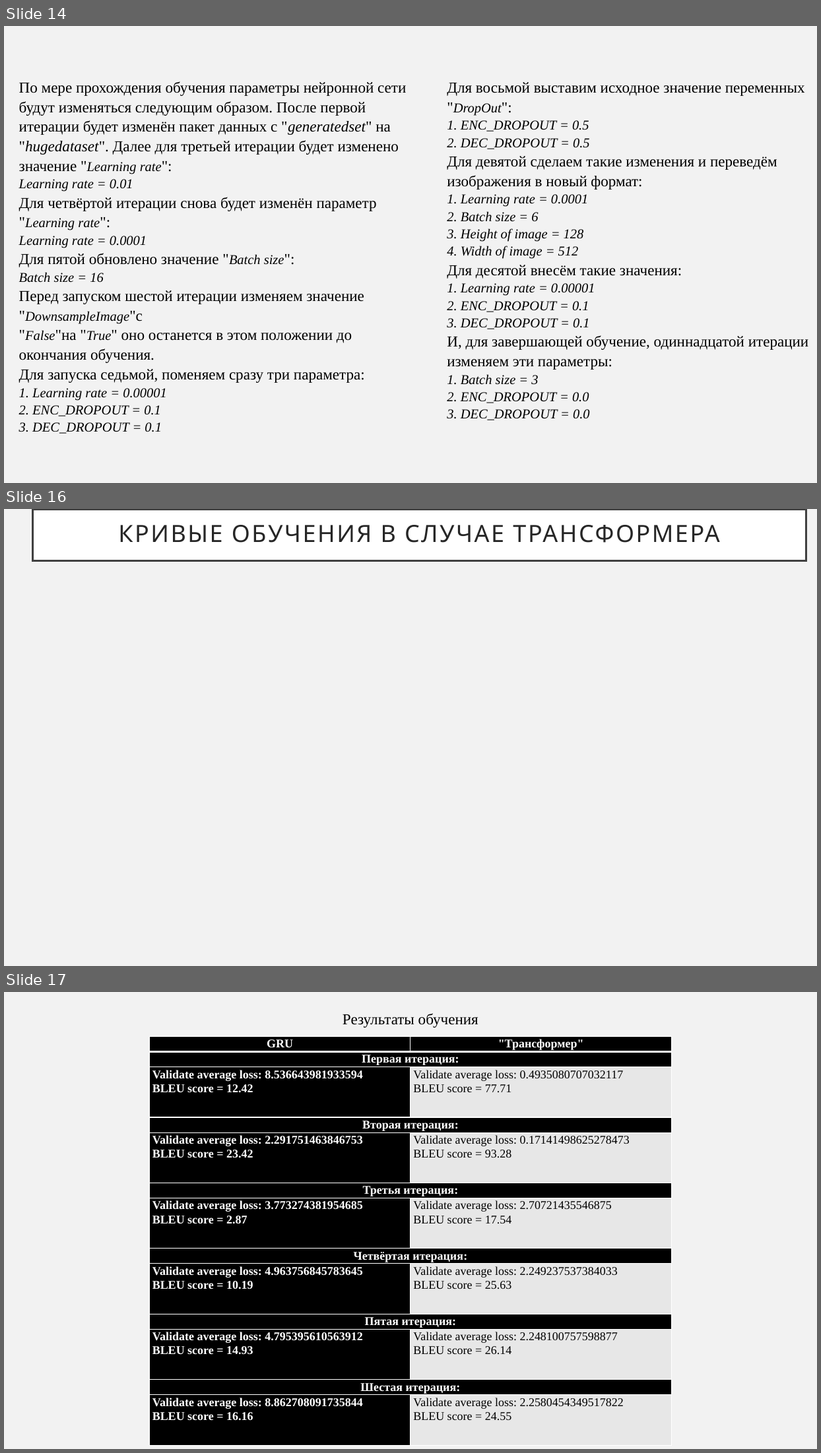
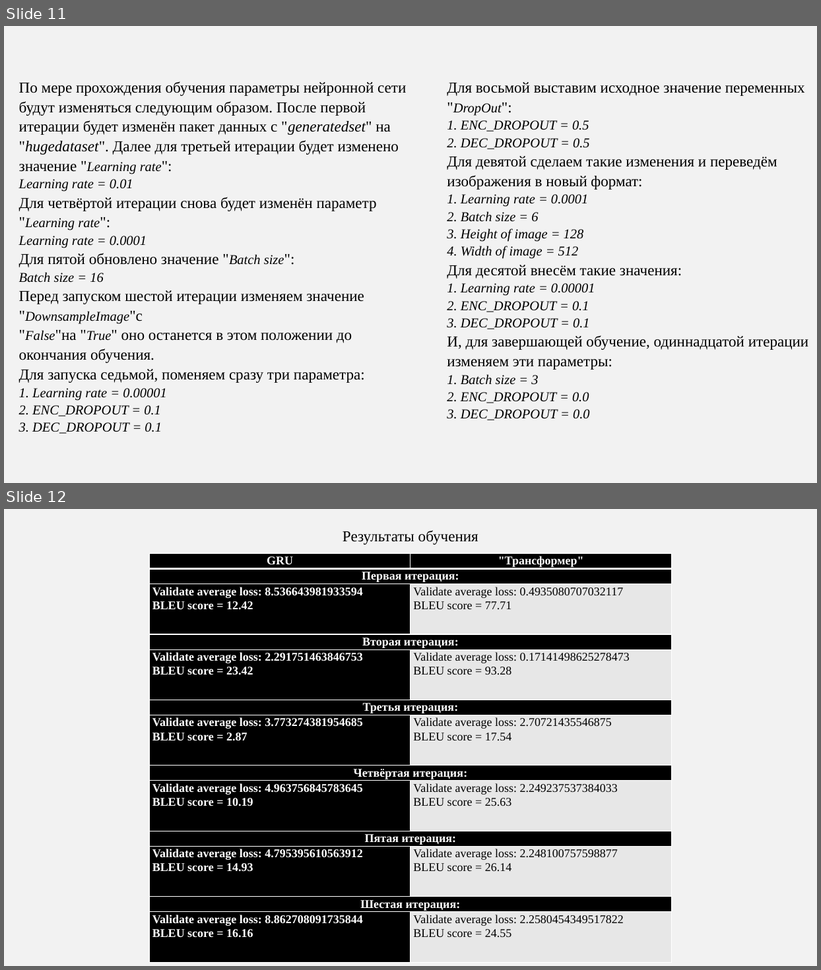
Before and after one commit to agoiga/rabota, a slide deck: Diplom.pptx. Shown one above the other, each under a label of ours: slides 14, 16 and 17 before the commit, slides 11 and 12 after it; the slides between them are not shown. The pictures are 821x1453 and 821x970 pixels, drawn with LibreOffice and Linux fonts; fonts in the diff are those of the drawing. Boxes give left, top, right and bottom in pixels: in the first picture for what was removed or moved away, otherwise in the second. Text is boxed around its words. In the diff, an @@ line names an element or a change of style, - is before the commit and + after.

```diff
--- a/Diplom.pptx
+++ b/Diplom.pptx
@@ slide 16 removed at (x1=4, y1=509, x2=817, y2=966), background #F2F2F2 @@
@@ title removed at (x1=32, y1=509, x2=807, y2=561) @@
-КРИВЫЕ ОБУЧЕНИЯ В СЛУЧАЕ ТРАНСФОРМЕРА
@@ what was slide 14 is now slide 11 @@
@@ what was slide 17 is now slide 12 @@
```
Also in this commit, not shown: 2 slides changed, 4 other slides removed.
